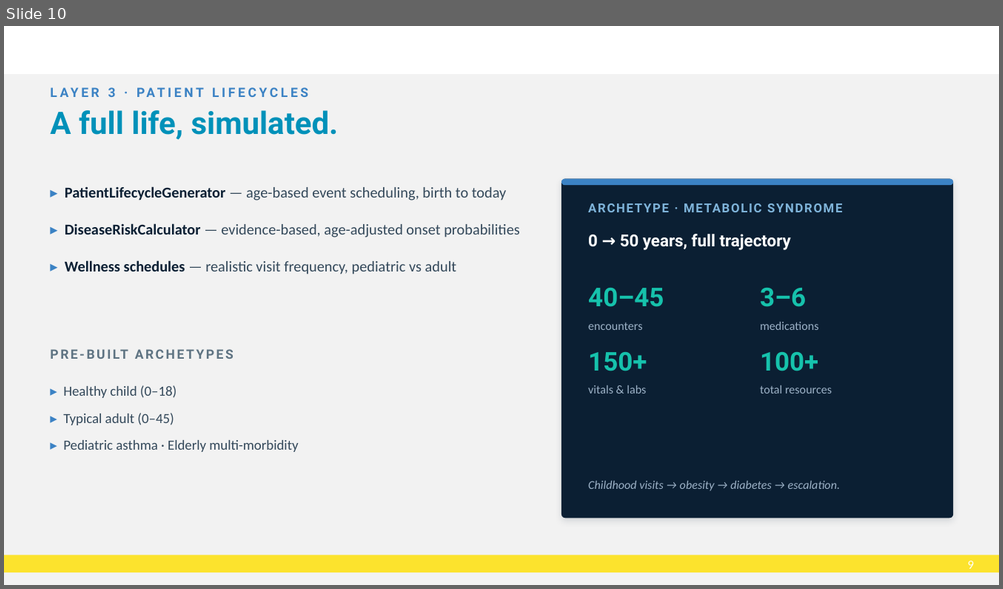
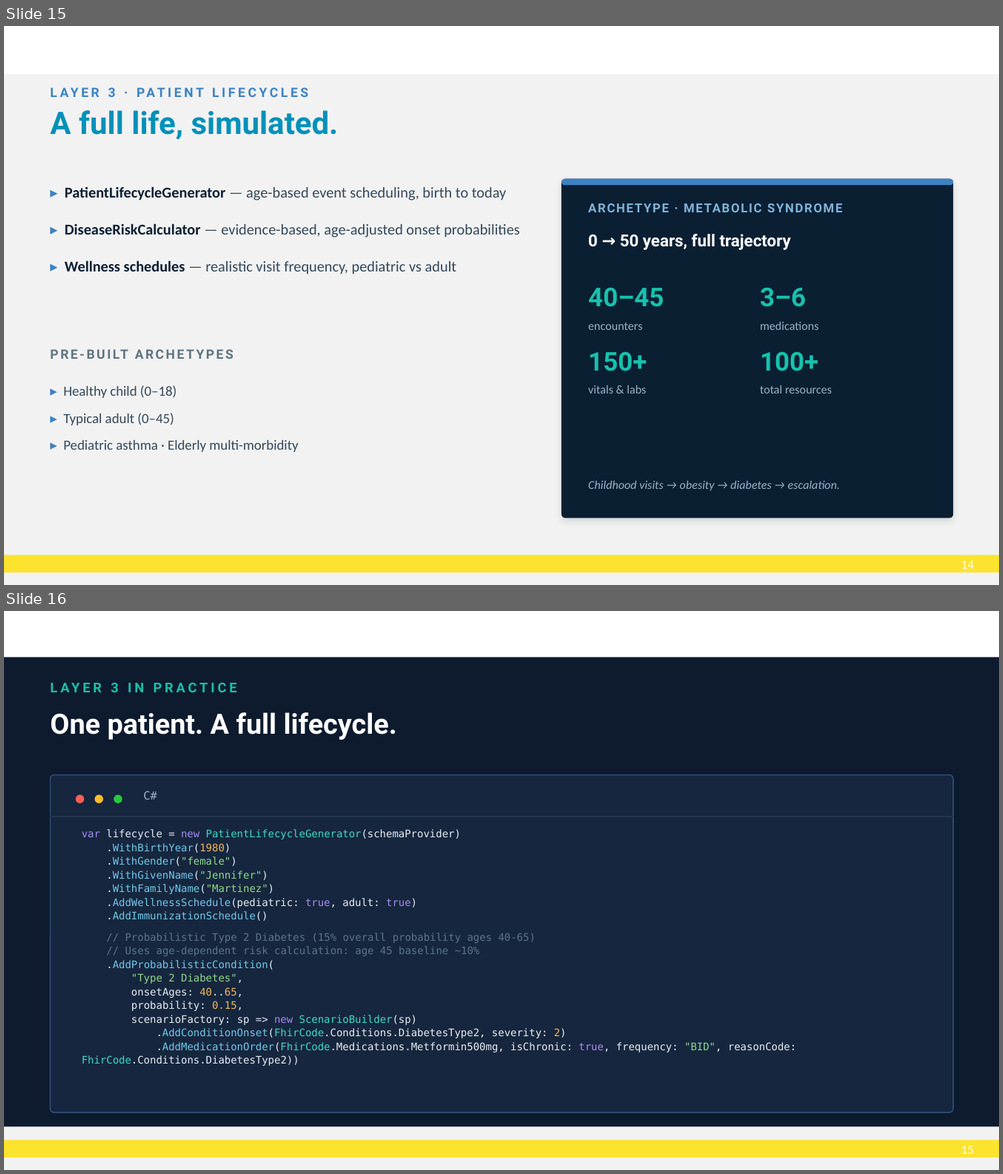
Before and after one commit to brendankowitz/FHIRDevDays2026, a slide deck: talks/talk2-fhir-fakes/DD26_CT_260617_Brendan-Kowitz_FhirFakes-dotNET.pptx. Shown one above the other, each under a label of ours: slide 10 before the commit, slides 15 and 16 after it. The pictures are 1003x589 and 1003x1174 pixels, drawn with LibreOffice and Linux fonts; fonts in the diff are those of the drawing; background and template pictures are left out. Boxes give left, top, right and bottom in pixels: in the first picture for what was removed or moved away, otherwise in the second. Text is boxed around its words. In the diff, an @@ line names an element or a change of style, - is before the commit and + after.

```diff
--- a/talks/talk2-fhir-fakes/DD26_CT_260617_Brendan-Kowitz_FhirFakes-dotNET.pptx
+++ b/talks/talk2-fhir-fakes/DD26_CT_260617_Brendan-Kowitz_FhirFakes-dotNET.pptx
@@ slide 16 added at (x1=4, y1=611, x2=999, y2=1170), background #FFFFFF; not listed: 4 template elements that a slide beside it also shows @@
@@ rectangle added at (x1=4, y1=658, x2=999, y2=1128), fill #0E1B2E @@
@@ text added at (x1=111, y1=683, x2=118, y2=692), 13 pt, text #16C2AC, bold @@
+LAYER 3 IN PRACTICE
@@ text added at (x1=50, y1=712, x2=397, y2=740), 27 pt, text #FFFFFF, bold @@
+One patient. A full lifecycle.
@@ rounded rectangle added at (x1=51, y1=775, x2=953, y2=1113), fill #16263E, outline #32507A 1 pt @@
@@ ellipse added at (x1=76, y1=795, x2=85, y2=803), fill #FF5F57 @@
@@ ellipse added at (x1=95, y1=795, x2=104, y2=803), fill #FEBC2E @@
@@ ellipse added at (x1=114, y1=795, x2=122, y2=803), fill #28C840 @@
@@ text added at (x1=143, y1=791, x2=157, y2=800), 11 pt, text #9DB2C7 @@
+C#
@@ line added from (51, 817) to (953, 817), #23364F 1 pt @@
@@ text added at (x1=82, y1=829, x2=796, y2=1066), 10 pt, text #E6EDF3 @@
+var lifecycle = new PatientLifecycleGenerator(schemaProvider)
+.WithBirthYear(1980)
+.WithGender("female")
+.WithGivenName("Jennifer")
+.WithFamilyName("Martinez")
+.AddWellnessSchedule(pediatric: true, adult: true)
+.AddImmunizationSchedule()
+// Probabilistic Type 2 Diabetes (15% overall probability ages 40-65)
+// Uses age-dependent risk calculation: age 45 baseline ~10%
+.AddProbabilisticCondition(
+"Type 2 Diabetes",
+onsetAges: 40..65,
+probability: 0.15,
+scenarioFactory: sp => new ScenarioBuilder(sp)
+.AddConditionOnset(FhirCode.Conditions.DiabetesType2, severity: 2)
+.AddMedicationOrder(FhirCode.Medications.Metformin500mg, isChronic: true, frequency: "BID", reasonCode: FhirCode.Conditions.DiabetesType2))
@@ what was slide 10 is now slide 15 @@
@@ page number at (x1=961, y1=561, x2=973, y2=569): text changed @@
-9
+14
```
Also in this commit, not shown: 12 slides changed, 3 other slides added, 2 slides removed, 13 other files.
